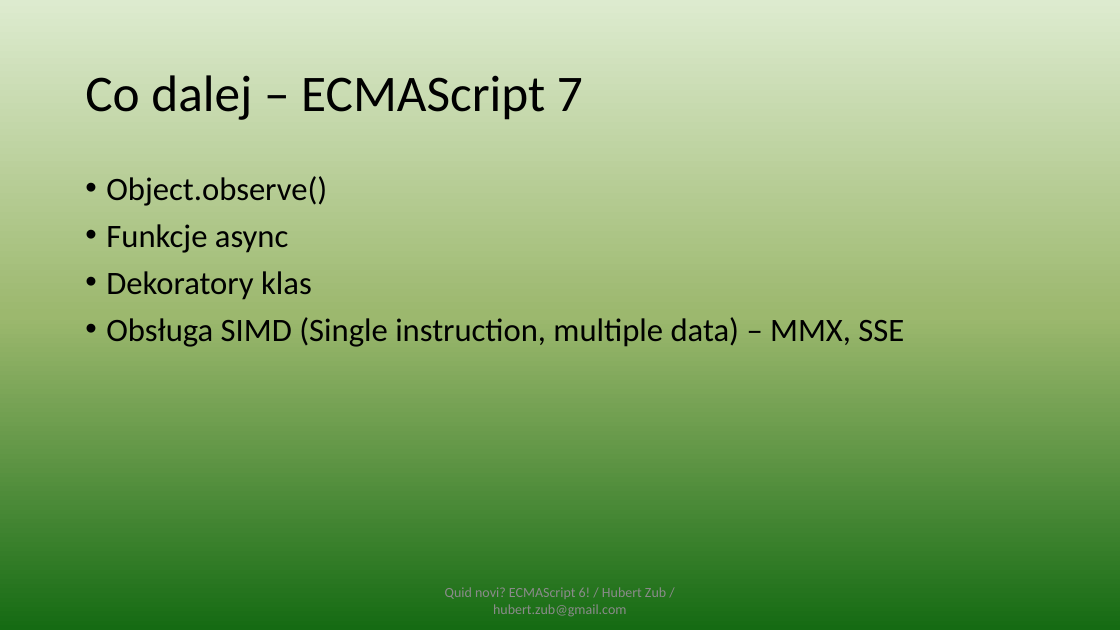
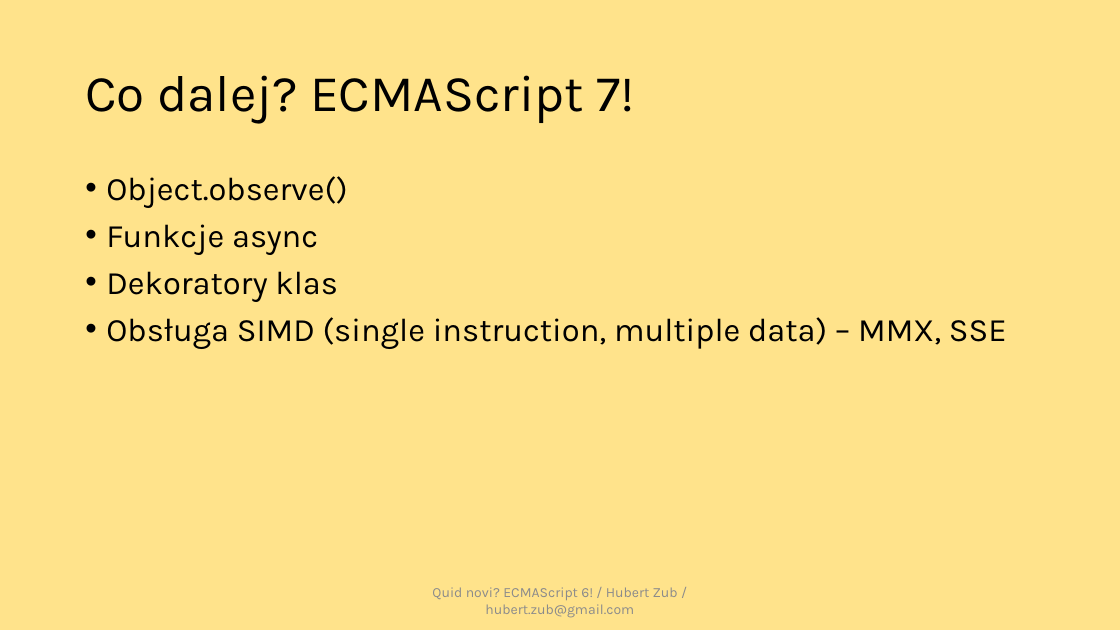
Before and after one commit to hubertzubtt/es6meetjs, a slide deck: slide 37 of prez.pptx (slide 35 before the commit). Drawn at 1120x630 pixels with LibreOffice and Linux fonts; fonts in the diff are those of the drawing. Boxes give left, top, right and bottom in pixels: in the first picture for what was removed or moved away, otherwise in the second. Text is boxed around its words. In the diff, an @@ line names an element or a change of style, - is before the commit and + after.

```diff
--- a/prez.pptx
+++ b/prez.pptx
@@ background gradient #DDEBCF to #9CB86E to #156B13 to #FFE38B @@
@@ title at box(85, 75, 634, 123): text changed; font Calibri to Karla @@
-Co dalej – ECMAScript 7
+Co dalej? ECMAScript 7!
@@ text at box(106, 176, 347, 302): font Calibri to Karla in "Object.observe()", "Funkcje async", "Dekoratory klas" @@
@@ text at box(106, 317, 1007, 349): text changed; font Calibri to Karla @@
-• Obsługa SIMD (Single instruction, multiple data) – MMX, SSE
+• Obsługa SIMD (single instruction, multiple data) – MMX, SSE
@@ text "Quid novi? ECMAScript 6! / ..." at box(432, 587, 678, 618): font Calibri to Karla @@
```
Also in this commit, not shown: 39 other slides changed, 3 slides added, 9 other files.
